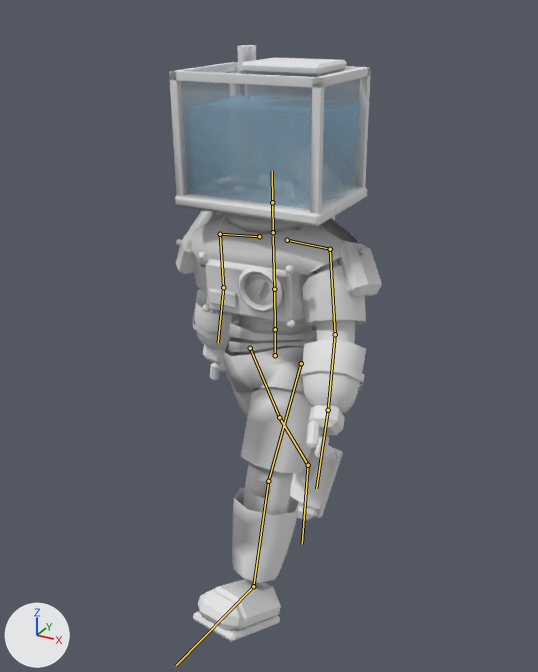
What one commit did to the glTF model game/assets/personagens/capitao_mare_01.glb.
Both versions are drawn from a 50 mm lens placed at (1.13, -2.09, 2.03), pointed at (-0.03, 0.02, 0.97). Lighting does not change. The marker at lower left points along +X, +Y and +Z. The picture after the commit comes second. Both versions are drawn at frame 7 of the action 'andar-loop'; the numbers are the values there. The bones that change, and the others that lie on the model, are drawn over the model as lines.

Objects in the first picture: 'capitao_mare_01'.
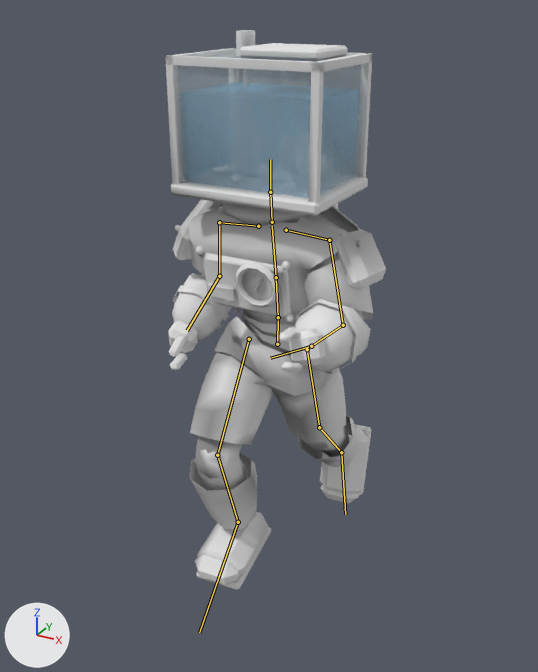
Location of each change, [x1, y1, x2, y2] in pixels of the pictures (538 x 672 px):
'capitao_mare_01', posed (6% shorter): before [169, 45, 382, 642]; after [165, 30, 386, 590]
bone 'Hips', root to tip: before (275, 355) to (275, 329); after (277, 344) to (278, 317)
bone 'LeftUpperLeg', root to tip: before (301, 363) to (268, 481); after (307, 349) to (319, 427)
bone 'LeftLowerLeg', root to tip: before (268, 481) to (253, 586); after (319, 427) to (341, 452)
bone 'LeftFoot', root to tip: before (253, 586) to (176, 665); after (341, 452) to (345, 514)
bone 'RightUpperLeg', root to tip: before (250, 348) to (279, 417); after (249, 339) to (217, 455)
bone 'RightLowerLeg', root to tip: before (279, 417) to (308, 465); after (217, 455) to (238, 522)
bone 'RightFoot', root to tip: before (308, 465) to (302, 544); after (238, 522) to (199, 632)
bone 'Spine', root to tip: before (275, 329) to (274, 289); after (278, 317) to (276, 277)
bone 'Chest', root to tip: before (274, 289) to (273, 236); after (276, 277) to (272, 226)
bone 'LeftUpperArm', root to tip: before (330, 249) to (335, 334); after (329, 240) to (343, 325)
bone 'LeftLowerArm', root to tip: before (335, 334) to (328, 410); after (343, 325) to (311, 346)
bone 'Neck', root to tip: before (273, 232) to (272, 202); after (272, 222) to (270, 192)
bone 'Head', root to tip: before (272, 202) to (272, 171); after (270, 192) to (270, 159)
bone 'RightUpperArm', root to tip: before (220, 234) to (223, 287); after (219, 222) to (219, 276)
bone 'RightLowerArm', root to tip: before (223, 287) to (218, 342); after (219, 276) to (187, 330)

The change in detail:
Bone 'Hips' (bone_hips) moves from (0.001, -0.04, 0.0) to (0.012, 0.007, 0.0).
Bone 'Hips' (bone_hips) turns from (0, -7, 0) to (0, 5, 0) degrees about its own x, y and z.
Bone 'LeftUpperLeg' (bone_leftupperleg) turns from (-27, 0, 0) to (21, 0, 0) degrees about its own x, y and z.
Bone 'LeftLowerLeg' (bone_leftlowerleg) turns from (14, 0, 0) to (25, 0, 0) degrees about its own x, y and z.
Bone 'LeftFoot' (bone_leftfoot) turns from (-14, 0, 0) to (29, 0, 0) degrees about its own x, y and z.
Bone 'RightUpperLeg' (bone_rightupperleg) turns from (27, 0, 0) to (-39, 0, 0) degrees about its own x, y and z.
Bone 'RightLowerLeg' (bone_rightlowerleg) turns from (6, 0, 0) to (60, 0, 0) degrees about its own x, y and z.
Bone 'RightFoot' (bone_rightfoot) turns from (23, 0, 0) to (-12, 0, 0) degrees about its own x, y and z.
Bone 'Spine' (bone_spine) turns from (2, 3, 0) to (6, 0, 0) degrees about its own x, y and z.
Bone 'Chest' (bone_chest) turns from (2, 6, 0) to (4, -5, 0) degrees about its own x, y and z.
Bone 'LeftUpperArm' (bone_leftupperarm) turns from (-74, -22, 0) to (-70, -18, 0) degrees about its own x, y and z.
Bone 'LeftLowerArm' (bone_leftlowerarm) turns from (0, 0, -26) to (0, 0, -88) degrees about its own x, y and z.
Bone 'Neck' (bone_neck) turns from (-1, 0, 0) to (-4, 0, 0) degrees about its own x, y and z.
Bone 'Head' (bone_head) turns from (-2, -2, 0) to (-5, 0, 0) degrees about its own x, y and z.
Bone 'RightUpperArm' (bone_rightupperarm) turns from (-74, -22, 0) to (-70, -16, 0) degrees about its own x, y and z.
Bone 'RightLowerArm' (bone_rightlowerarm) turns from (0, 0, 18) to (0, 0, 82) degrees about its own x, y and z.
